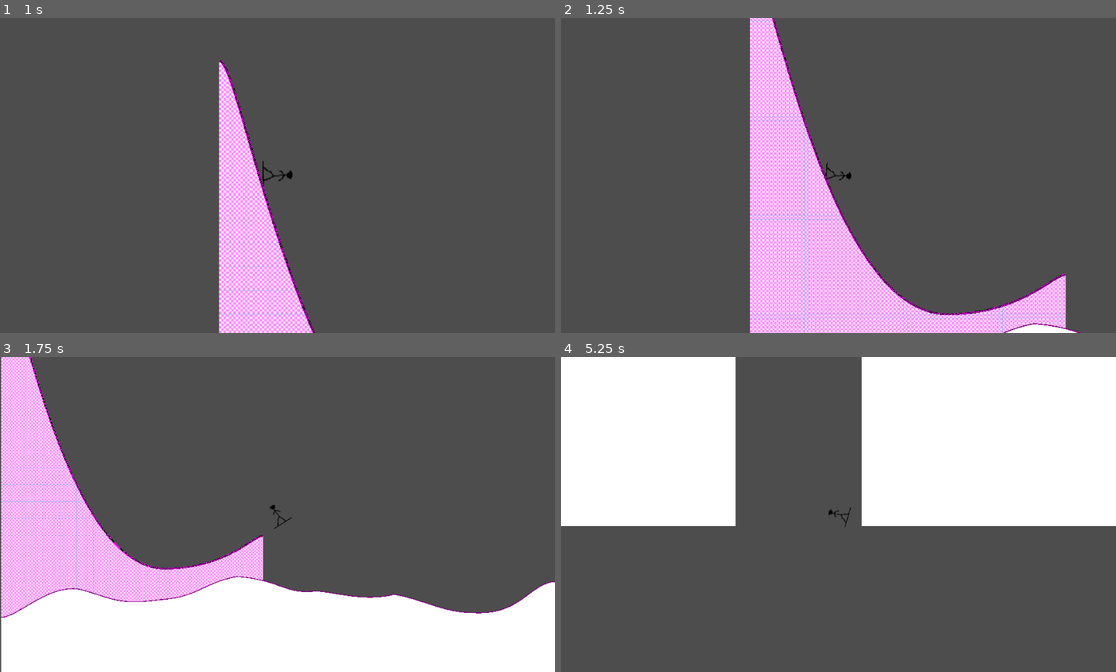
Above: before the commit, frames 1-4 (two rows, left to right).
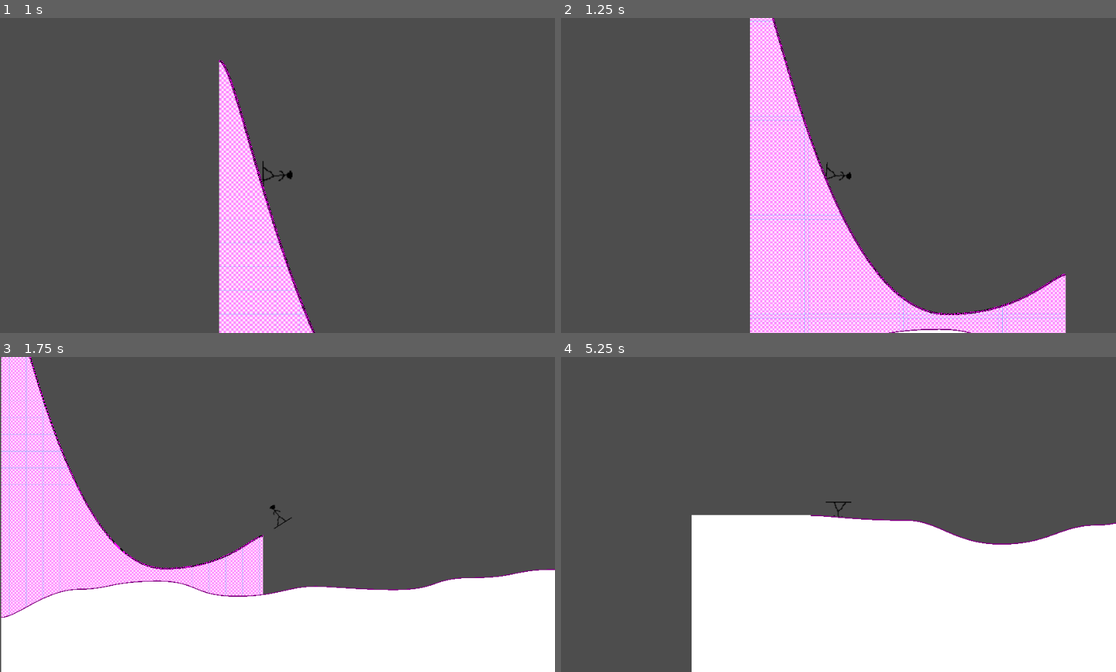
Above: after the commit, the same moments.

Repository: D-Mielewczyk/mask-a-ride
Game: Godot game, scene res://scenes/main.tscn
Same seed, same stepped clock (60 frames per second), same inputs: the game is played once before the commit and once after it.
Inputs:
- Up to frame 1 (1 s): tap Enter (ui_accept) at 0.5, 0.77 s; hold Right (ui_right) from 0.53 s (still down)
- Up to frame 2 (1.25 s): keep holding Right (ui_right)
- Up to frame 3 (1.75 s): release Right (ui_right) at 1.28 s; hold Down (ui_down) from 1.28 s (still down); tap Enter (ui_accept) at 1.52 s
- Up to frame 4 (5.25 s): release Down (ui_down) at 2.03 s; hold Right (ui_right) 2.03-2.78 s; hold Up (ui_up) 2.78-3.53 s; tap Enter (ui_accept) at 3.02, 3.77, 4.52 s; hold Left (ui_left) 3.53-5.03 s; hold Down (ui_down) from 5.03 s (still down)

Frame 1 is identical in both runs. In frame 2, 0.4% of the frame differs, in the area x 59-94%, y 96-100%; in frame 3, 5.3%; in frame 4, 76%, in the area x 0-100%, y 0-100%.

Commit message:
gladkie zbocza

Diff:
--- a/scripts/world_gen.gd
+++ b/scripts/world_gen.gd
@@ -4,7 +4,7 @@
 @export var chunk_width: float = 1920.0  # Szerokość jednego kawałka terenu
 @export var num_hills: int = 4  # Ile górek na jeden kawałek (zagęszczenie)
 @export var height_variation: float = 200.0  # Jak bardzo góra/dół skacze Y
-@export var hill_roughness: float = 0.5  # Siła "wygięcia" (0 = płasko, 1 = pętle)
+@export var hill_roughness: float = 0.4  # Siła "wygięcia" (0 = płasko, 1 = pętle)
 
 # Zmienne wewnętrzne
 var end_point_world: Vector2  # Tu zapiszemy, gdzie ten chunk się kończy
@@ -40,27 +40,30 @@
 		# Ogranicznik, żeby nie poszło za wysoko/nisko w nieskończoność
 		target_y = clamp(target_y, -500, 1000)
 
-		# 2. Losuj "Hopki" (Kształt krzywej)
-		# To jest sekret Alto: losowe wektory kontrolne
-		var handle_length = segment_step * hill_roughness
+# 2. Losuj "Hopki" - WERSJA GŁADKA (SMOOTH)
 
-		# in_handle: wejście w górkę (w lewo)
-		var in_vec = Vector2(-handle_length * randf_range(0.5, 1.2), 0)
-		# Możesz dodać lekkie pochylenie Y do rączek, żeby były ostrzejsze szczyty:
-		in_vec.y = randf_range(-50, 50)
+		# Zwiększamy bazową długość rączki.
+		# Wcześniej było * hill_roughness (0.5). Dajmy więcej, żeby łuki były szersze.
+		# Wartość 0.5 * segment_step to "połowa drogi do sąsiada".
+		var handle_length = segment_step * hill_roughness # Eksperymentuj z 0.3 do 0.6
 
-		# out_handle: wyjście z górki (w prawo)
-		var out_vec = Vector2(handle_length * randf_range(0.5, 1.2), 0)
-		out_vec.y = randf_range(-50, 50)
+		# in_handle (w lewo): MUSI BYĆ POZIOME (y=0)
+		# Usuwamy losowanie Y. Zostawiamy tylko losową długość.
+		var in_vec = Vector2(-handle_length * randf_range(0.8, 1.5), 0)
 
-		# Dodaj punkt do krzywej
+		# out_handle (w prawo): MUSI BYĆ POZIOME (y=0)
+		var out_vec = Vector2(handle_length * randf_range(0.8, 1.5), 0)
+
+		# UWAGA: Usunęliśmy in_vec.y = ... oraz out_vec.y = ...
+		# To one odpowiadały za "ostre zęby" terenu.
+
 		curve.add_point(Vector2(current_x, target_y), in_vec, out_vec)
 
 		# Zapamiętaj Y dla następnej pętli
 		current_y = target_y
 
 	# --- BUDOWANIE GEOMETRII ---
-	curve.bake_interval = 20.0
+	curve.bake_interval = 10.0
 	var baked_points = curve.get_baked_points()
 	var poly_points = PackedVector2Array(baked_points)
 
